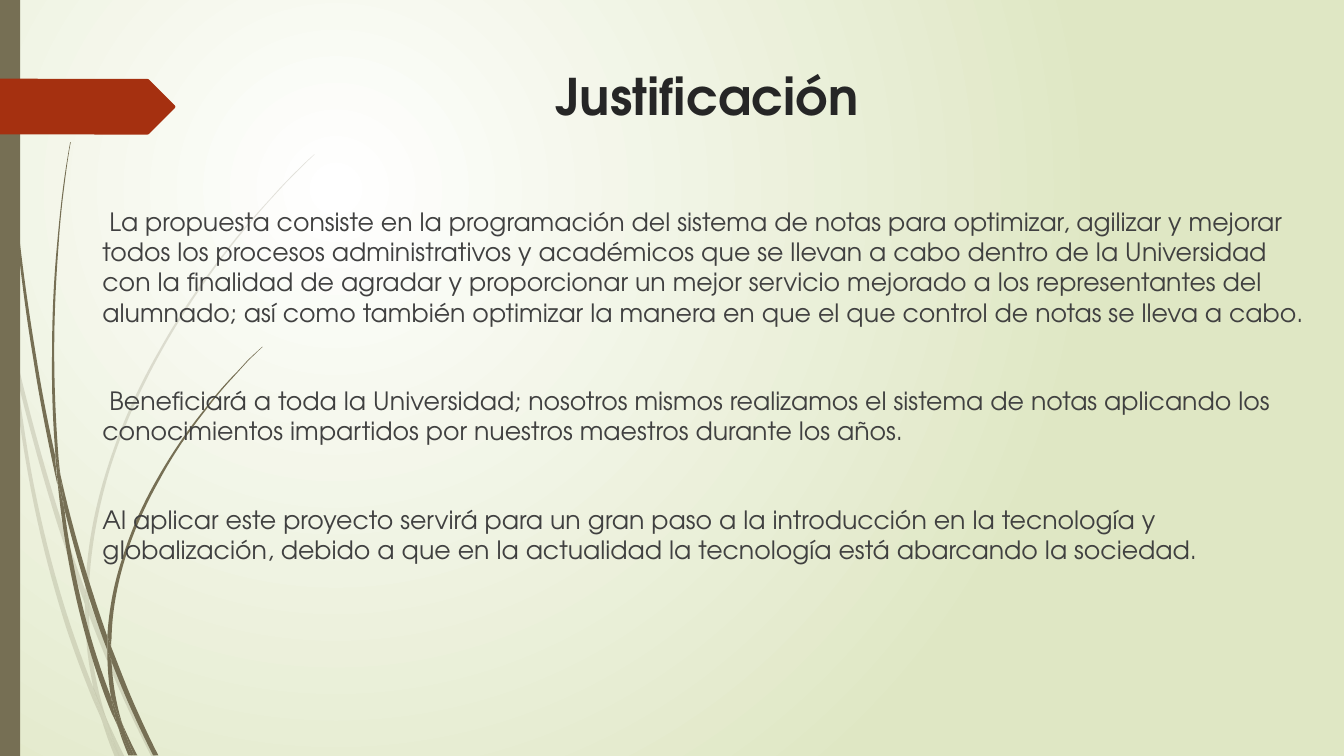
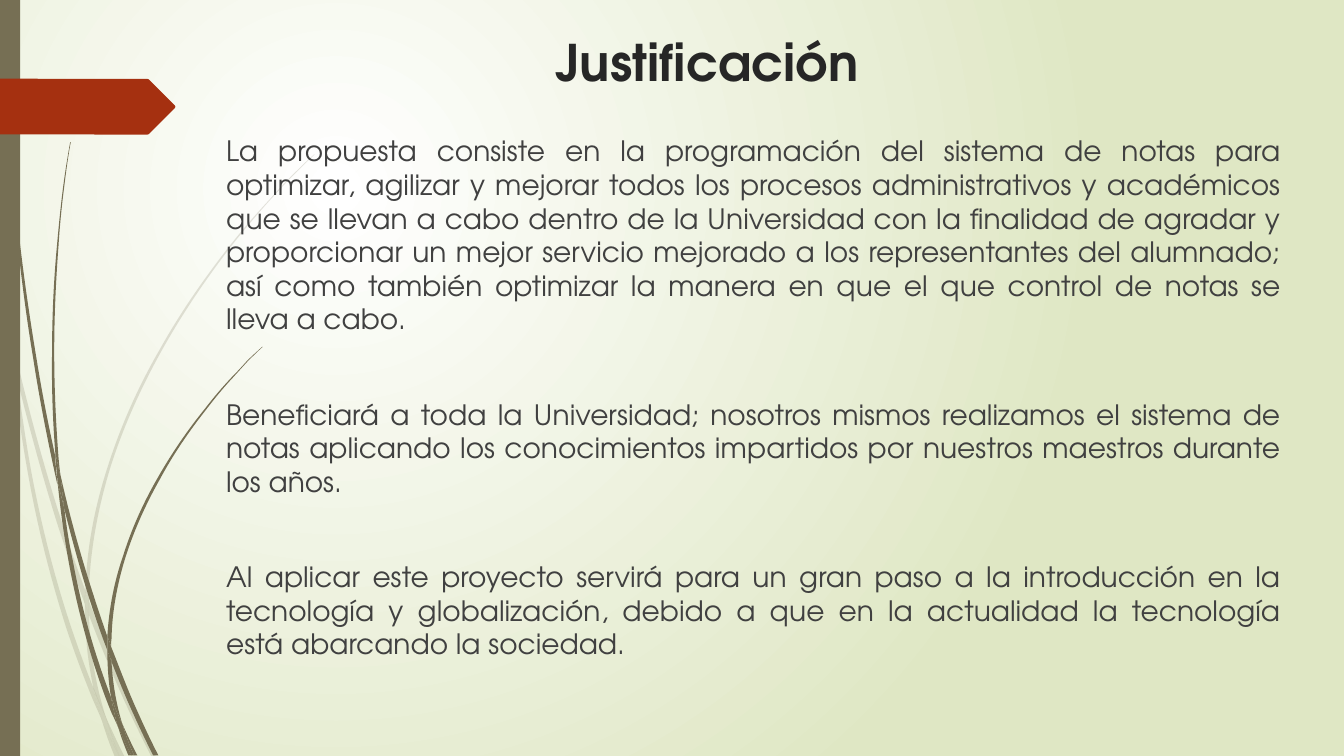
Before and after one commit to francha23/sistema-de-notas, a slide deck: slide 9 of Presentacion/El principio de la sabiduría es el temor.pptx. Drawn at 1344x756 pixels with LibreOffice and Linux fonts; fonts in the diff are those of the drawing. Boxes give left, top, right and bottom in pixels: in the first picture for what was removed or moved away, otherwise in the second. Text is boxed around its words. In the diff, an @@ line names an element or a change of style, - is before the commit and + after.

```diff
--- a/Presentacion/El principio de la sabiduría es el temor.pptx
+++ b/Presentacion/El principio de la sabiduría es el temor.pptx
@@ title "Justificación": place and size @@
-title "Justificación" at [556, 74, 859, 116]
+title "Justificación" at [556, 40, 859, 82]
@@ text "La propuesta consiste en la ...": place and size @@
-text "La propuesta consiste en la ..." at [102, 212, 1303, 571]
+text "La propuesta consiste en la ..." at [226, 139, 1280, 655]
@@ text "La propuesta consiste en la ..." at [226, 139, 1280, 655]: size 18 to 20 pt; alignment left to justified @@
```
Also in this commit, not shown: 9 other slides changed, 2 slides added, 41 slides removed.
